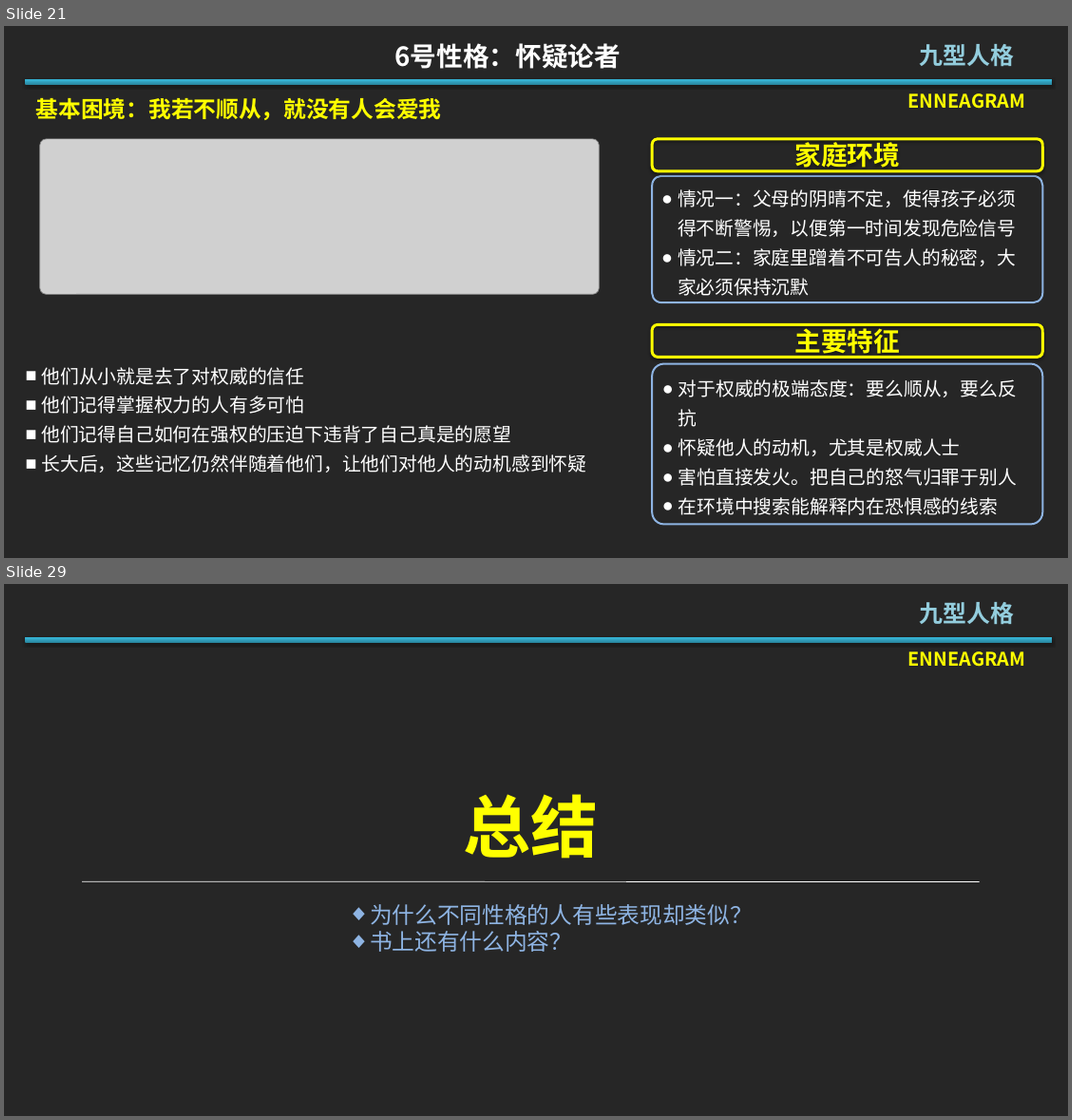
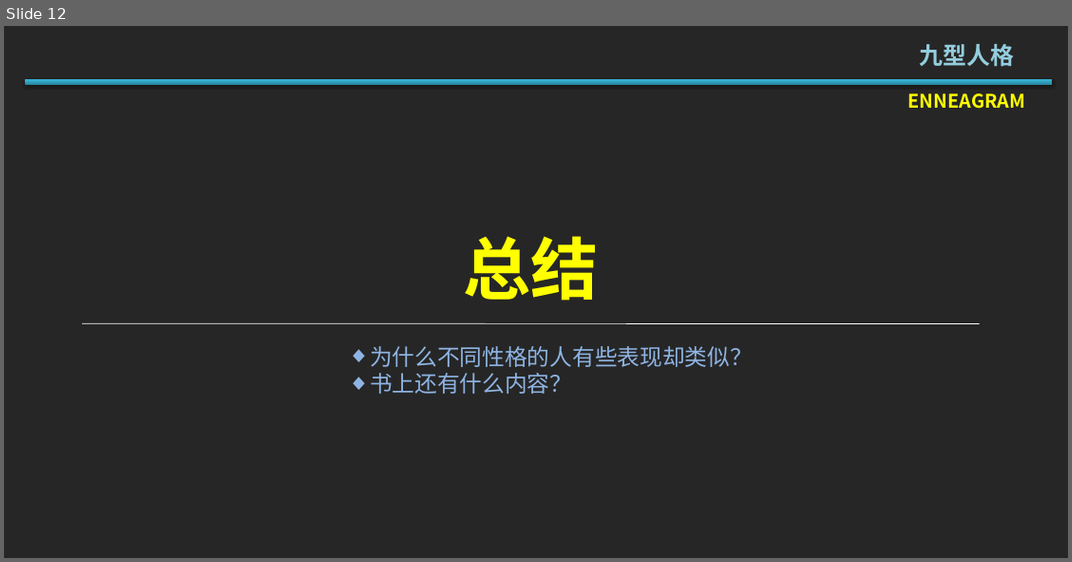
Before and after one commit to Jiepeixuan/Share, a slide deck: React/React.pptx. Shown one above the other, each under a label of ours: slides 21 and 29 before the commit, slide 12 after it; the slides between them are not shown. The pictures are 1072x1120 and 1072x562 pixels, drawn with LibreOffice and Linux fonts; fonts in the diff are those of the drawing; grey boxes stand for pictures. Boxes give left, top, right and bottom in pixels: in the first picture for what was removed or moved away, otherwise in the second. Text is boxed around its words. In the diff, an @@ line names an element or a change of style, - is before the commit and + after.

```diff
--- a/React/React.pptx
+++ b/React/React.pptx
@@ slide 21 removed at (4, 26, 1068, 558), background #262626 @@
@@ text removed at (395, 43, 621, 69) @@
-6号性格：怀疑论者
@@ title removed at (920, 44, 1015, 67) @@
-九型人格
@@ rectangle removed at (26, 79, 1053, 85) @@
@@ text removed at (36, 98, 442, 120) @@
-基本困境：我若不顺从，就没有人会爱我
@@ text removed at (908, 93, 1025, 109) @@
-ENNEAGRAM
@@ picture removed at (40, 139, 599, 294) @@
@@ rounded rectangle removed at (652, 139, 1042, 171) @@
-家庭环境
@@ rounded rectangle removed at (652, 176, 1042, 303) @@
-● 情况一：父母的阴晴不定，使得孩子必须得不断警惕，以便第一时间发现危险信号
-● 情况二：家庭里蹭着不可告人的秘密，大家必须保持沉默
@@ rounded rectangle removed at (652, 324, 1042, 357) @@
-主要特征
@@ text removed at (41, 367, 586, 472) @@
-■ 他们从小就是去了对权威的信任
-■ 他们记得掌握权力的人有多可怕
-■ 他们记得自己如何在强权的压迫下违背了自己真是的愿望
-■ 长大后，这些记忆仍然伴随着他们，让他们对他人的动机感到怀疑
@@ rounded rectangle removed at (652, 364, 1042, 525) @@
-● 对于权威的极端态度：要么顺从，要么反抗
-● 怀疑他人的动机，尤其是权威人士
-● 害怕直接发火。把自己的怒气归罪于别人
-● 在环境中搜索能解释内在恐惧感的线索
@@ what was slide 29 is now slide 12 @@
```
Also in this commit, not shown: 3 slides changed, 4 slides added, 20 other slides removed, 4 other files.
